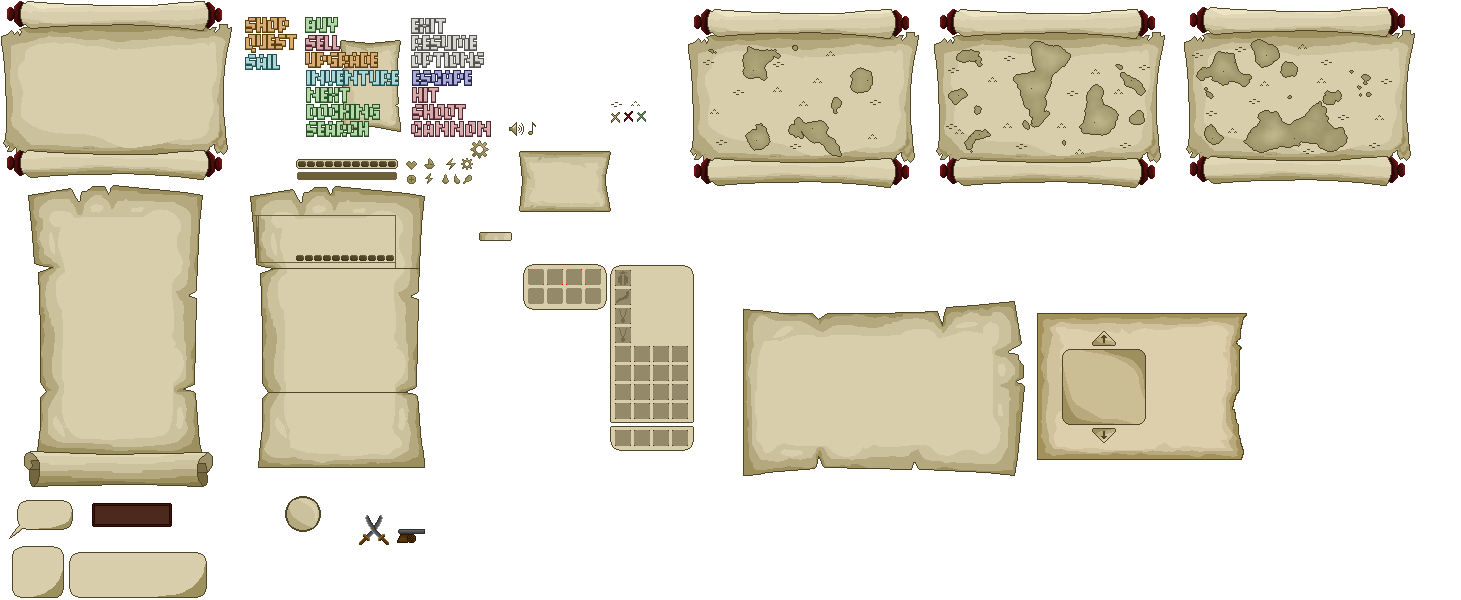
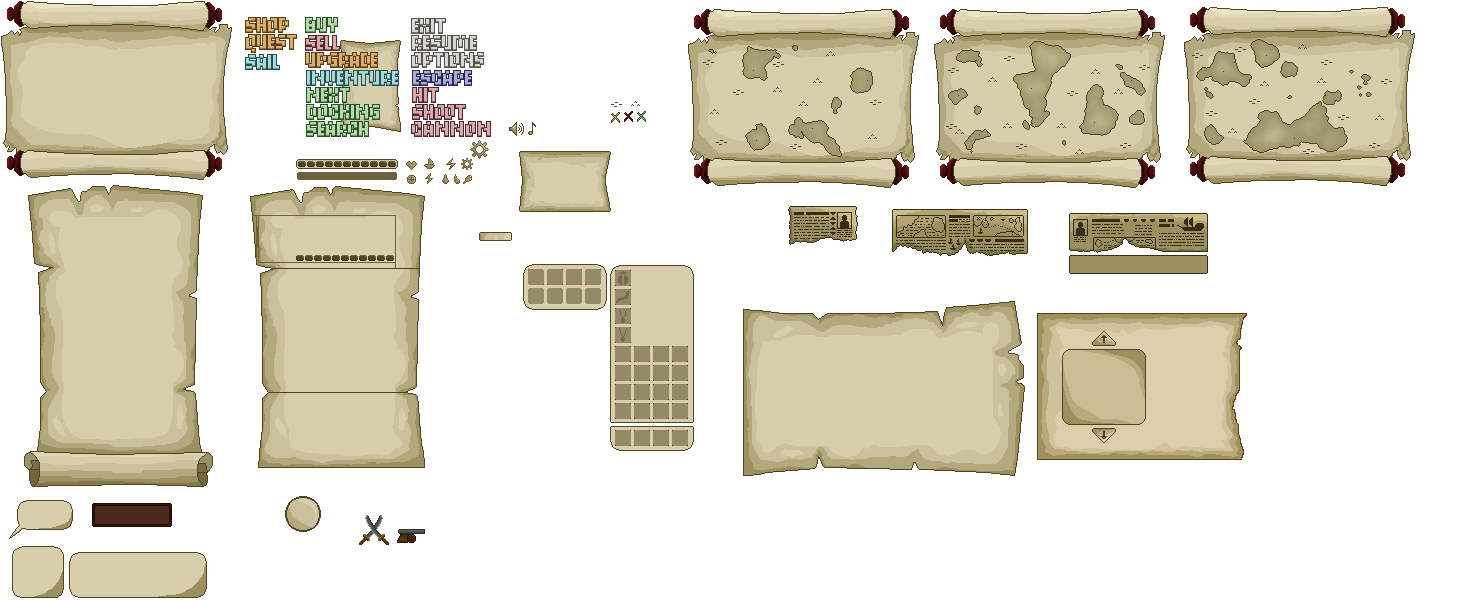
Comparing the layer stacks of the two 1461×600 images. Changes:
added layer "Слой 25" above "Слой 23" over [788, 206, 1208, 274]
